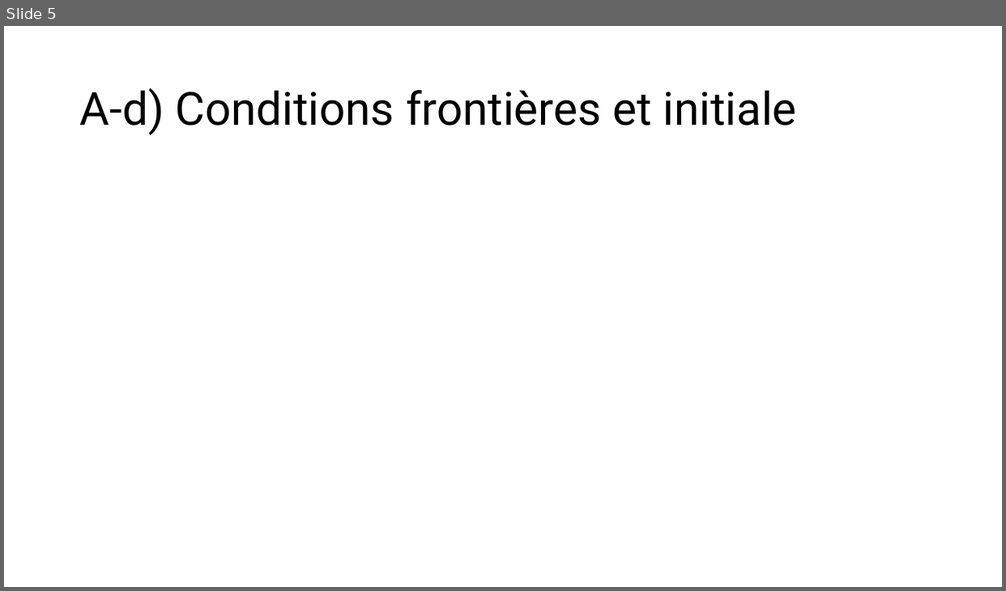
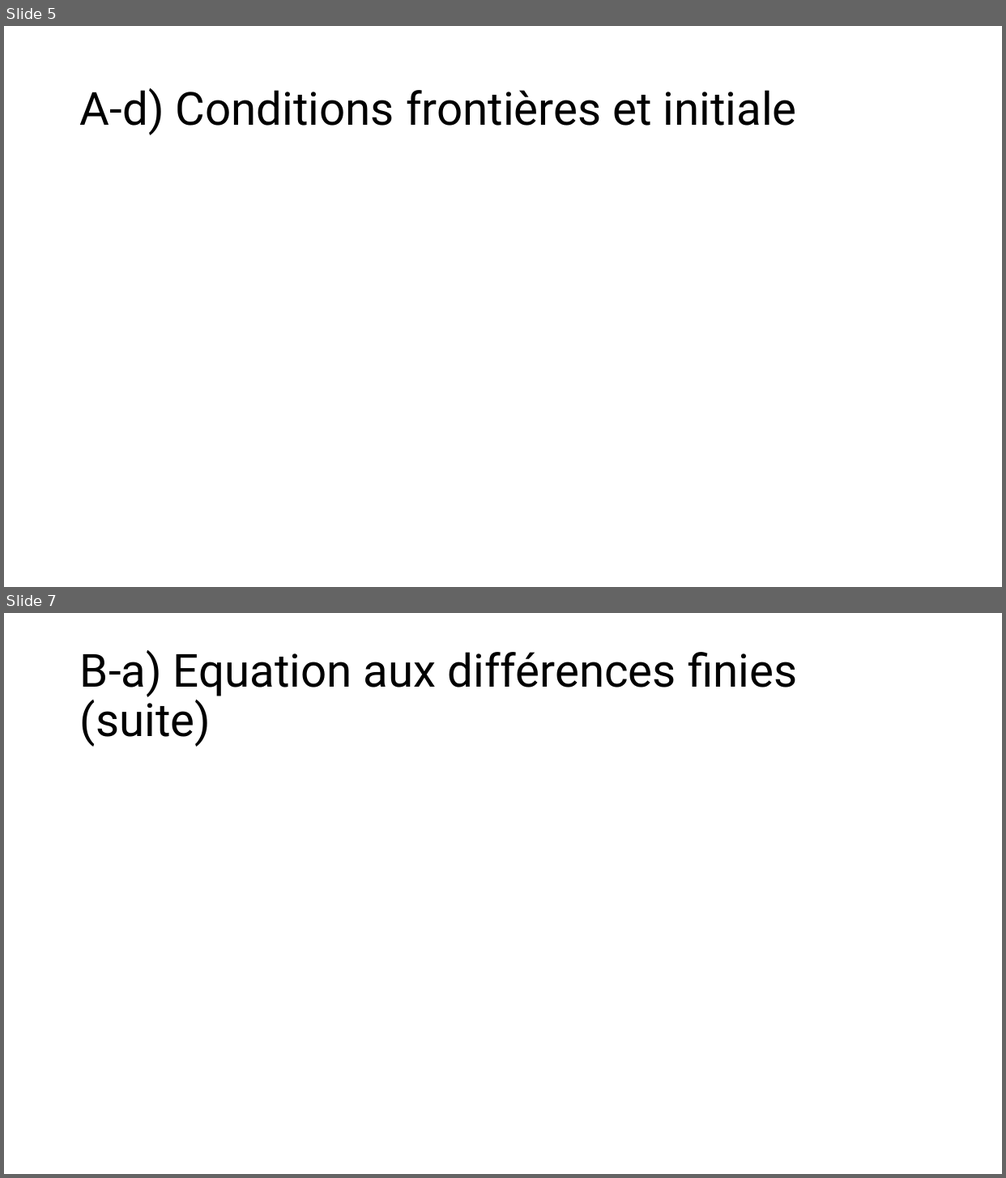
Before and after one commit to mehdibendaya/MEC8211-DEV1, a slide deck: Devoir_1.pptx. Shown one above the other, each under a label of ours: slide 5 before the commit, slides 5 and 7 after it; the slides between them are not shown. The pictures are 1006x591 and 1006x1178 pixels, drawn with LibreOffice and Linux fonts; fonts in the diff are those of the drawing; grey boxes stand for pictures. Boxes give left, top, right and bottom in pixels: in the first picture for what was removed or moved away, otherwise in the second. Text is boxed around its words. In the diff, an @@ line names an element or a change of style, - is before the commit and + after.

```diff
--- a/Devoir_1.pptx
+++ b/Devoir_1.pptx
@@ slide 7 added at (x1=4, y1=613, x2=1002, y2=1174), background #FFFFFF @@
@@ title added at (x1=80, y1=650, x2=797, y2=747), 44 pt, text #000000 @@
+B-a) Equation aux différences finies (suite)
```
Also in this commit, not shown: 1 slide changed, 5 other slides added.
